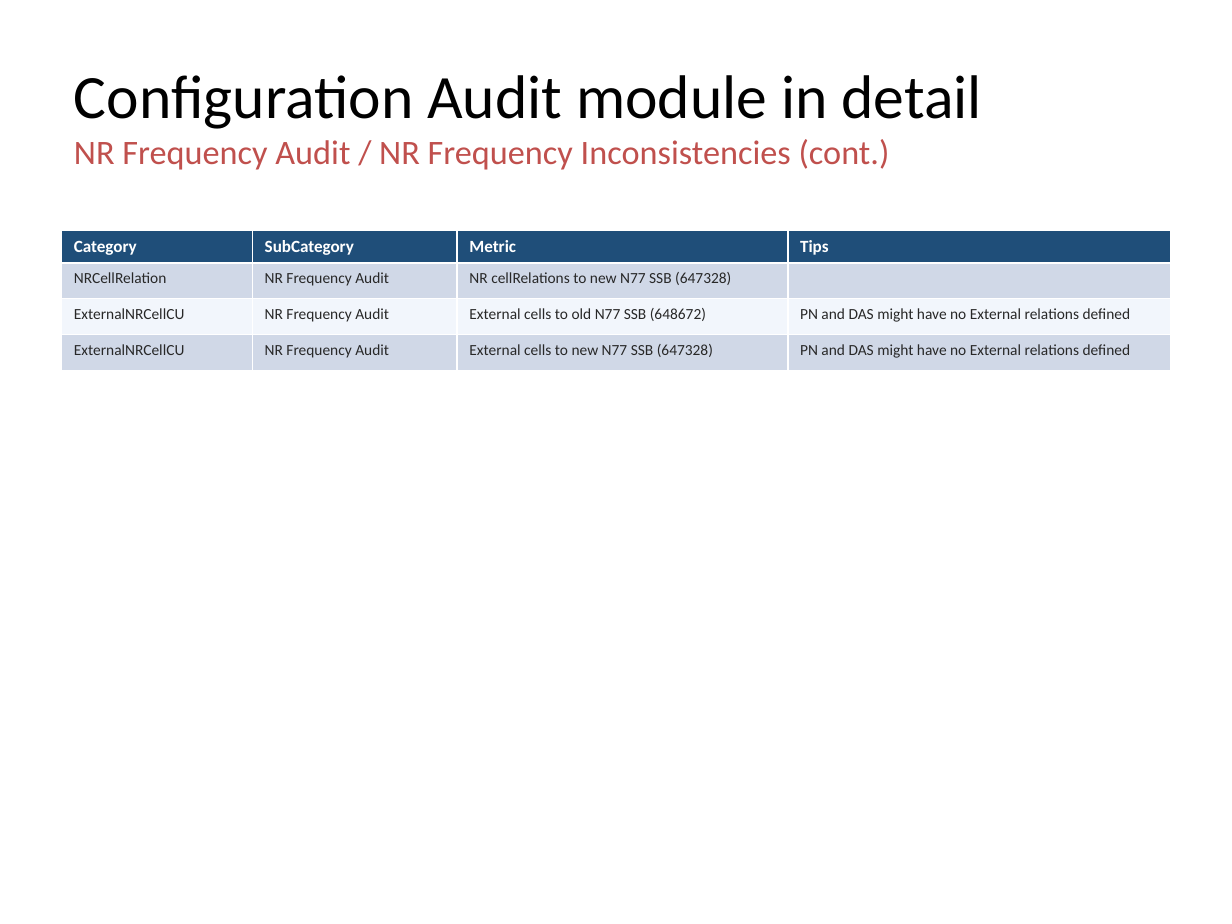
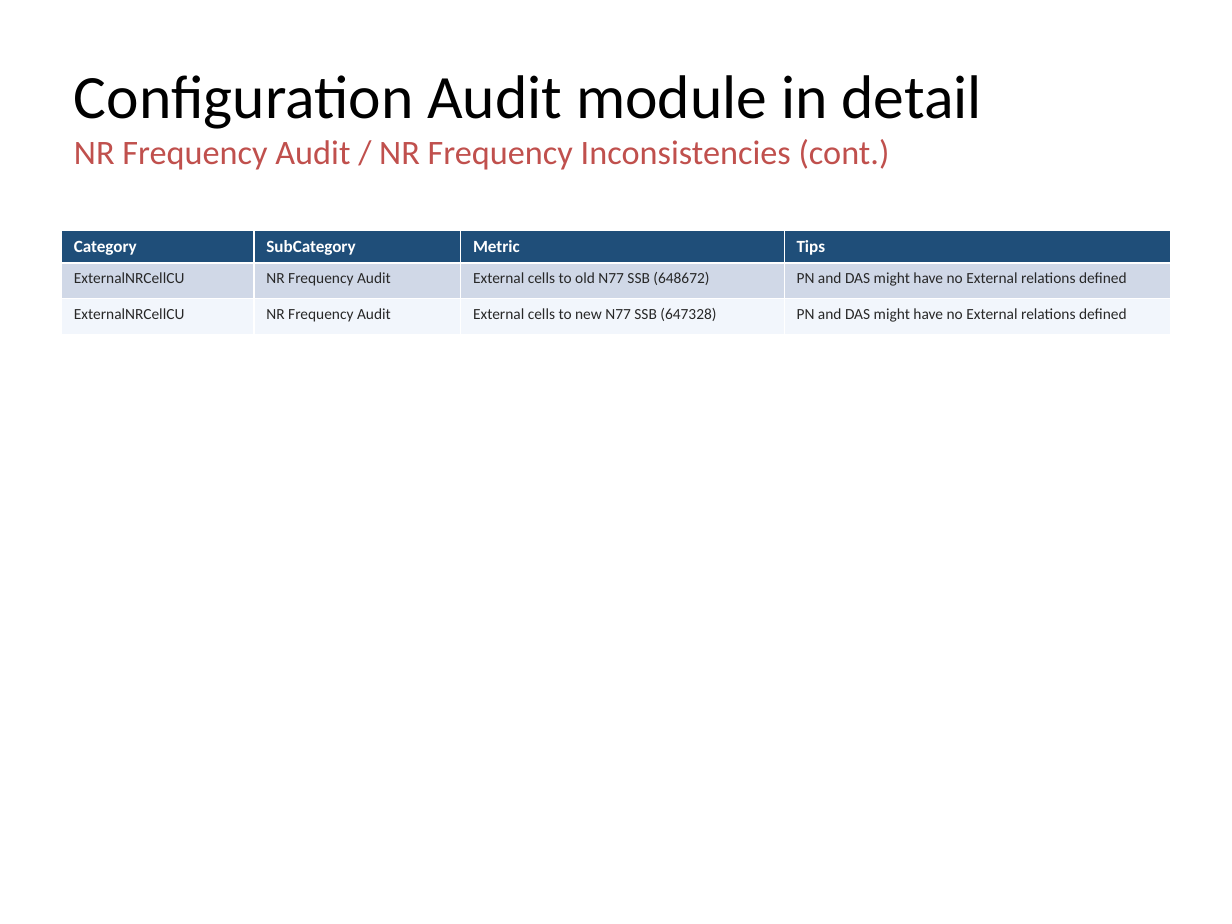
Before and after one commit to jaimetur/SSB_RetuningAutomations, a slide deck: slide 22 of help/User-Guide-SSB-Retuning-Automations-v0.7.4.pptx. Drawn at 1232x924 pixels with LibreOffice and Linux fonts; fonts in the diff are those of the drawing; background and template pictures are left out. Boxes give left, top, right and bottom in pixels: in the first picture for what was removed or moved away, otherwise in the second. Text is boxed around its words. In the diff, an @@ line names an element or a change of style, - is before the commit and + after.

Commit message:
- Expanded SummaryAudit tips coverage from provided slide.   - Changed Step1 logic and delete last column on MeContext table.   - Deleted some duplicated metrics and rename others in SummaryAudit.   - Updated Technical User Guides to include the Check catalog of SummaryAudit table (with tips).

```diff
--- a/help/User-Guide-SSB-Retuning-Automations-v0.7.4.pptx
+++ b/help/User-Guide-SSB-Retuning-Automations-v0.7.4.pptx
@@ table at <box>62,230,1170,326</box> @@
-row 2: NRCellRelation | NR Frequency Audit | NR cellRelations to new N77 SSB (647328) | 
```
Also in this commit, not shown: 3 other slides changed, 8 other files.
